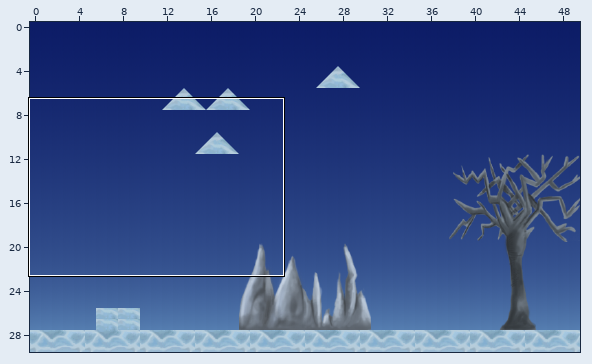
A Tiled map gets an edit: android/assets/data/maps/level20/map.tmx. The first picture is a wide view before the edit; the outline marks the close-up.
Close-up. Old version:
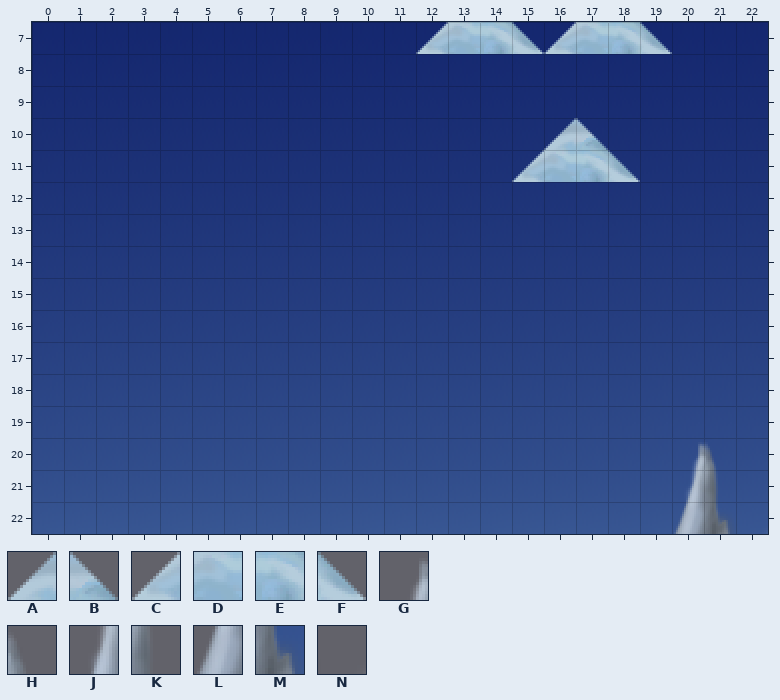
Cells are 16x16 px. Shown: x 0..22, y 7..22.
Key: from "snow_3": A 795, B 796, C 826, D 827, E 828, F 829, G 1025, H 1026, J 1057, K 1058, L 1089, M 1090, N 1091.
_ is an empty cell.
Layers that did not change in this view are not listed.
Layer "Tile Layer 3" before, first column x 0:
 7 ____________CDEFCDEF___
 8 _______________________
 9 _______________________
10 ________________AB_____
11 _______________CDEF____
12 _______________________
13 _______________________
14 _______________________
15 _______________________
16 _______________________
17 _______________________
18 _______________________
19 _______________________
20 ____________________GH_
21 ____________________JK_
22 ____________________LMN
And afterwards:
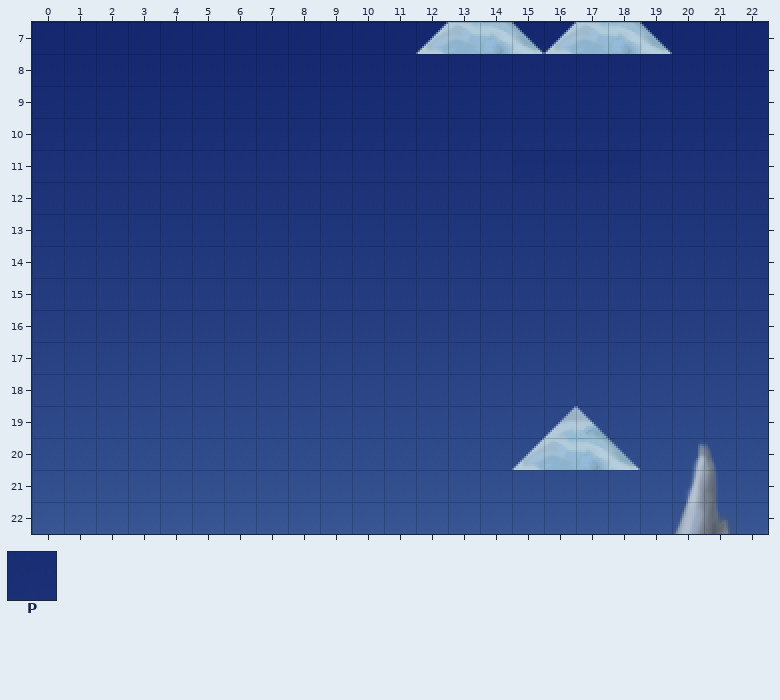
Further tiles: from "omb": P 480.
See-through tiles are keyed as they look on the map.
Change:
Changed rows in their new state; . is an unchanged cell.
Layer "Tile Layer 3":
first column x 15:
10 .PP.
11 PPPP
first column x 15:
19 .AB.
20 CDEF
